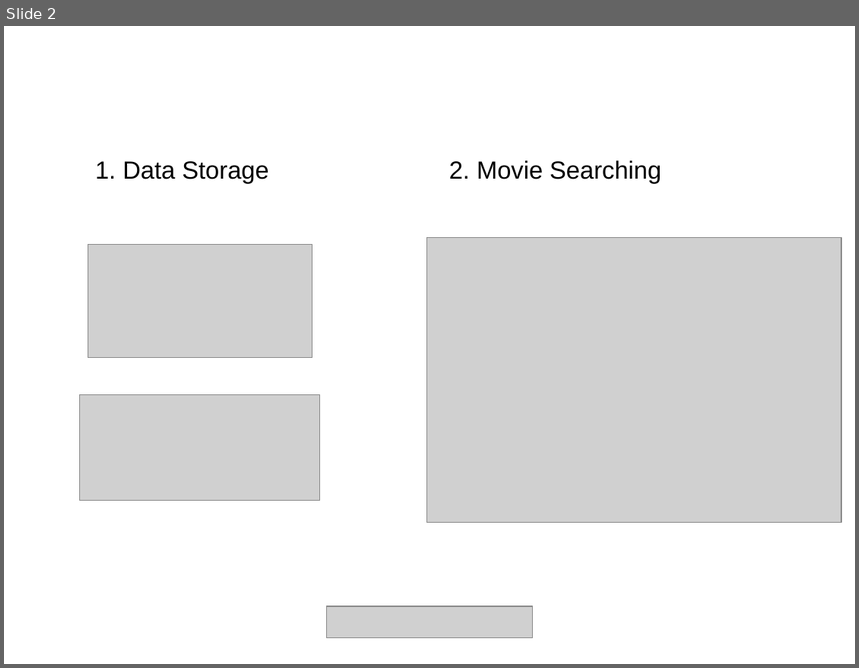
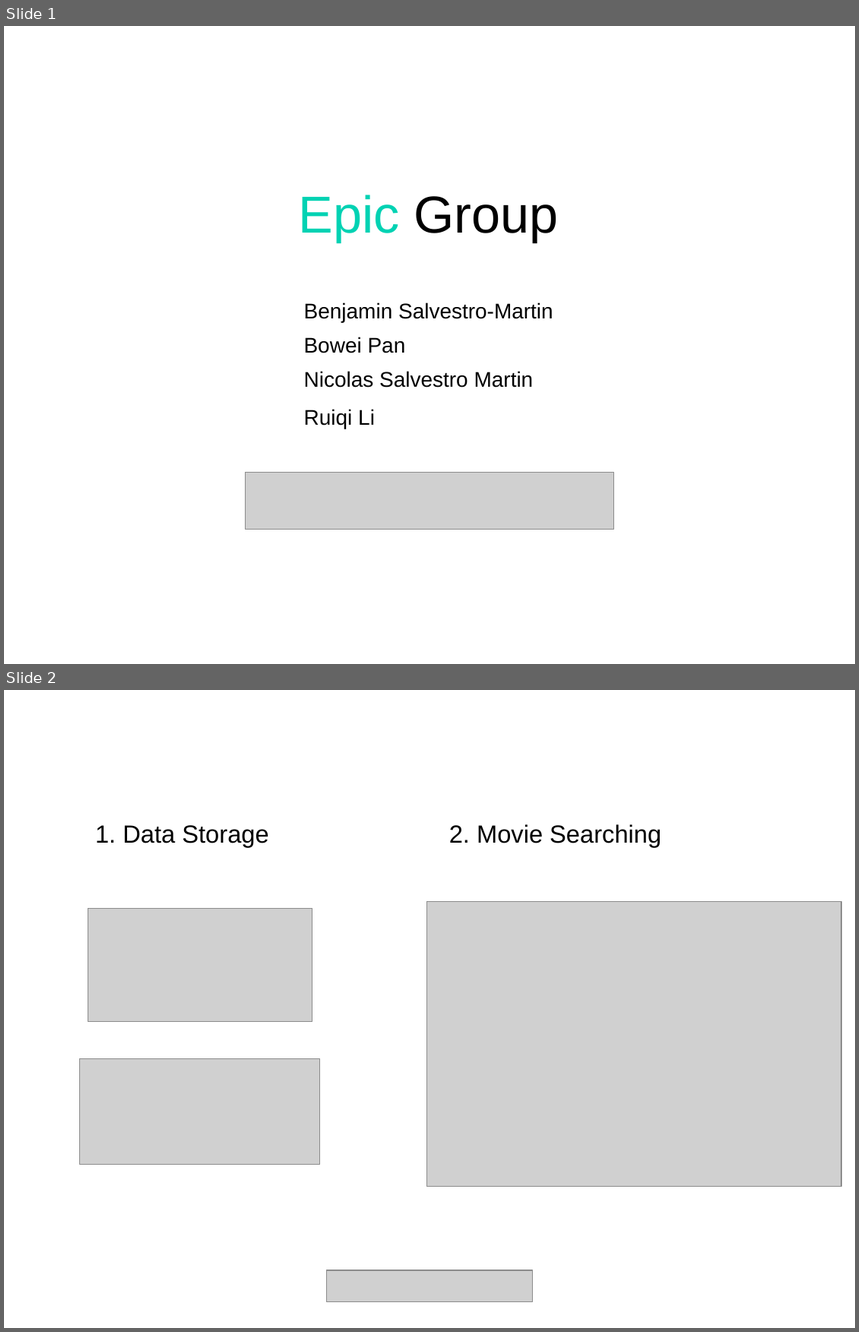
Before and after one commit to nJ3ahxac/seng2021_project, a slide deck: Deliverables/week8.ppt. Shown one above the other, each under a label of ours: slide 2 before the commit, slides 1 and 2 after it. The pictures are 859x668 and 859x1332 pixels, drawn with LibreOffice and Linux fonts; fonts in the diff are those of the drawing; grey boxes stand for pictures. Boxes give left, top, right and bottom in pixels: in the first picture for what was removed or moved away, otherwise in the second. Text is boxed around its words. In the diff, an @@ line names an element or a change of style, - is before the commit and + after.

```diff
--- a/Deliverables/week8.ppt
+++ b/Deliverables/week8.ppt
@@ slide 1 added at <box>4,26,855,664</box>, background #FFFFFF @@
@@ title added at <box>299,195,559,243</box>, 44 pt, text #000000 @@
+Epic Group
@@ text added at <box>304,303,553,322</box>, 18 pt, text #000000 @@
+Benjamin Salvestro-Martin
@@ text added at <box>304,337,406,354</box>, 18 pt, text #000000 @@
+Bowei Pan
@@ text added at <box>304,371,534,388</box>, 18 pt, text #000000 @@
+Nicolas Salvestro Martin
@@ text added at <box>304,409,375,429</box>, 18 pt, text #000000 @@
+Ruiqi Li
@@ picture added at <box>245,473,614,530</box> @@
```
Also in this commit, not shown: 1 slide changed, 1 slide removed.
